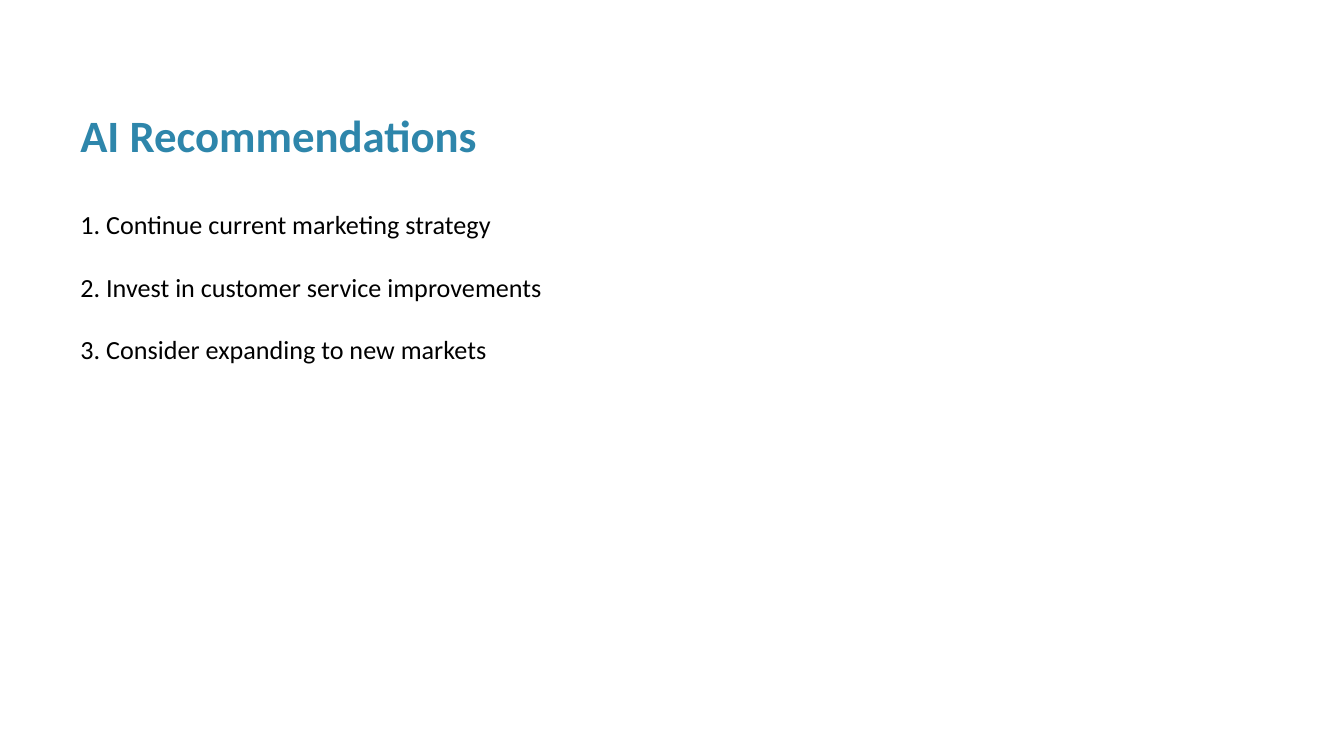
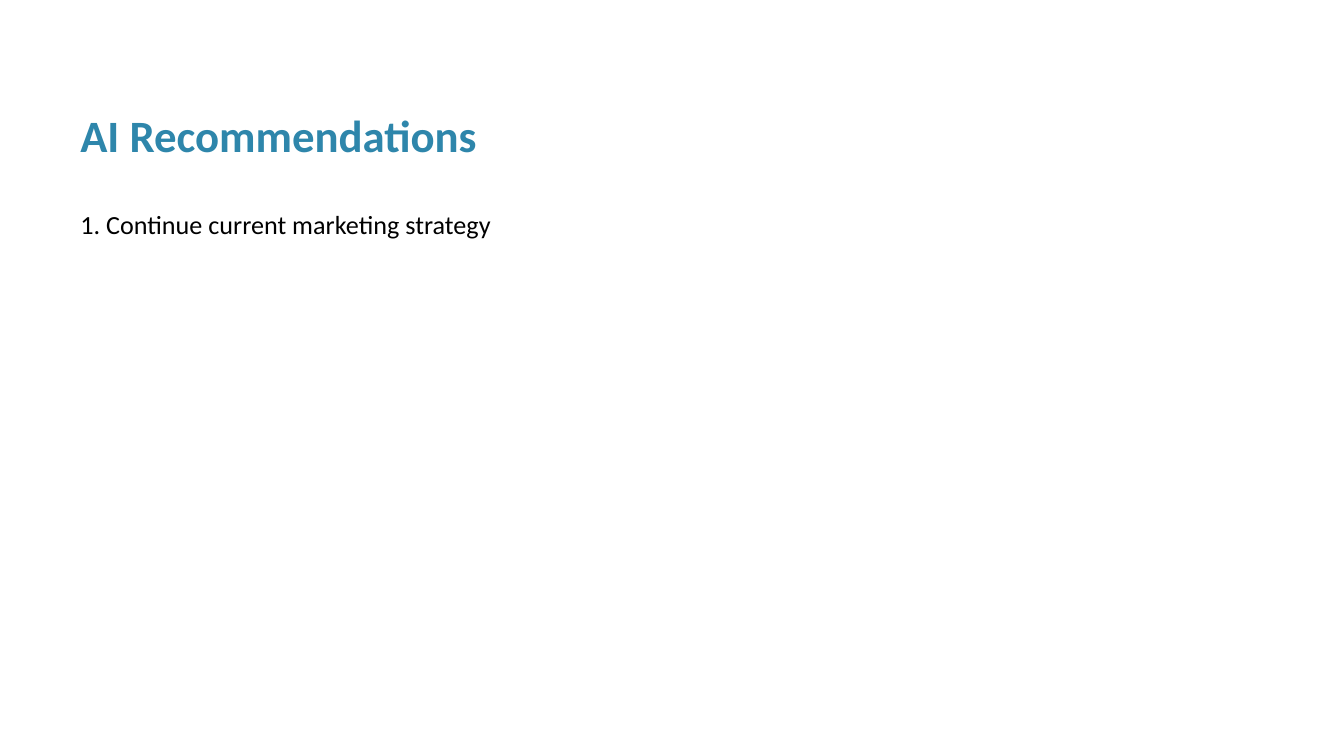
Before and after one commit to moekhoui/report-sonic, a slide deck: slide 4 of Presentation.pptx. Drawn at 1344x756 pixels with LibreOffice and Linux fonts; fonts in the diff are those of the drawing. Boxes give left, top, right and bottom in pixels: in the first picture for what was removed or moved away, otherwise in the second. Text is boxed around its words. In the diff, an @@ line names an element or a change of style, - is before the commit and + after.

```diff
--- a/Presentation.pptx
+++ b/Presentation.pptx
@@ text at box(80, 279, 541, 364): paragraphs removed @@
-2. Invest in customer service improvements
-3. Consider expanding to new markets
```
Also in this commit, not shown: 1 other slide changed, 2 other files.
